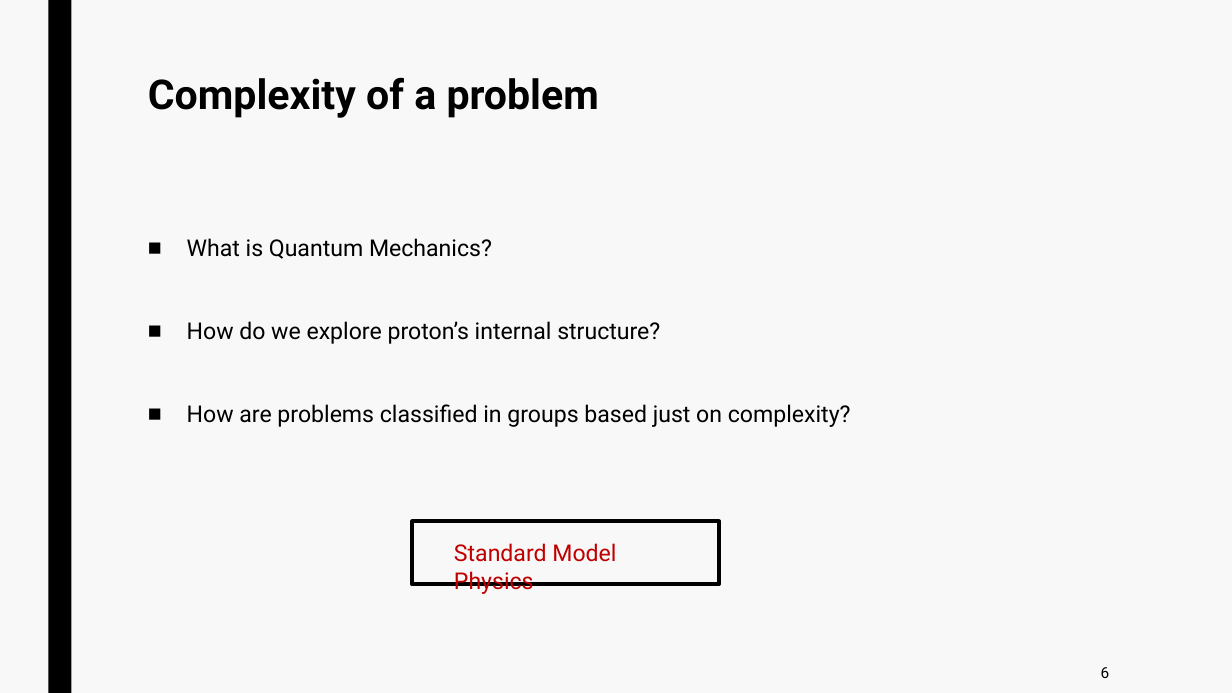
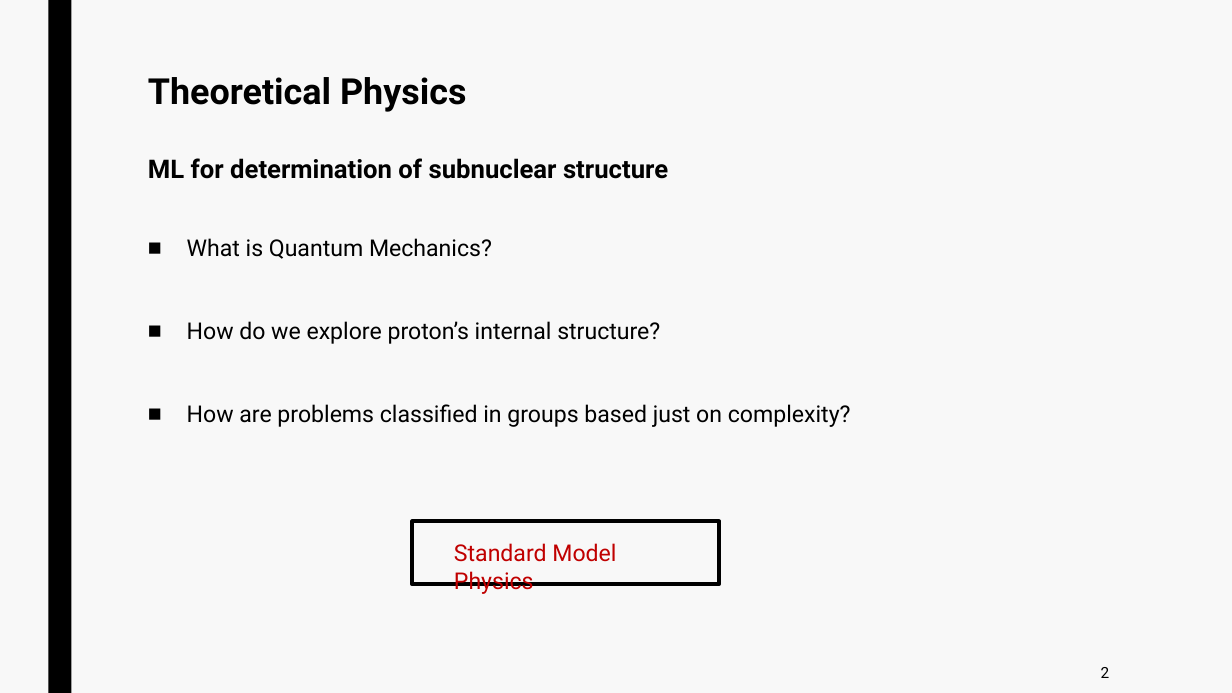
Before and after one commit to jurtasun/presentations, a slide deck: slide 3 of 202306_CRG_Postdoc/230623_GRG_Postdoc.ppt. Drawn at 1232x693 pixels with LibreOffice and Linux fonts; fonts in the diff are those of the drawing. Boxes give left, top, right and bottom in pixels: in the first picture for what was removed or moved away, otherwise in the second. Text is boxed around its words. In the diff, an @@ line names an element or a change of style, - is before the commit and + after.

```diff
--- a/202306_CRG_Postdoc/230623_GRG_Postdoc.ppt
+++ b/202306_CRG_Postdoc/230623_GRG_Postdoc.ppt
@@ title at (148,77,668,179): text changed; size 32 to 20 pt @@
-Complexity of a problem
+Theoretical Physics
+ML for determination of subnuclear structure
@@ text at (1101,667,1110,678): text changed @@
-6
+2
```
Also in this commit, not shown: 2 other slides changed, 13 slides added, 13 slides removed, 3 other files.
